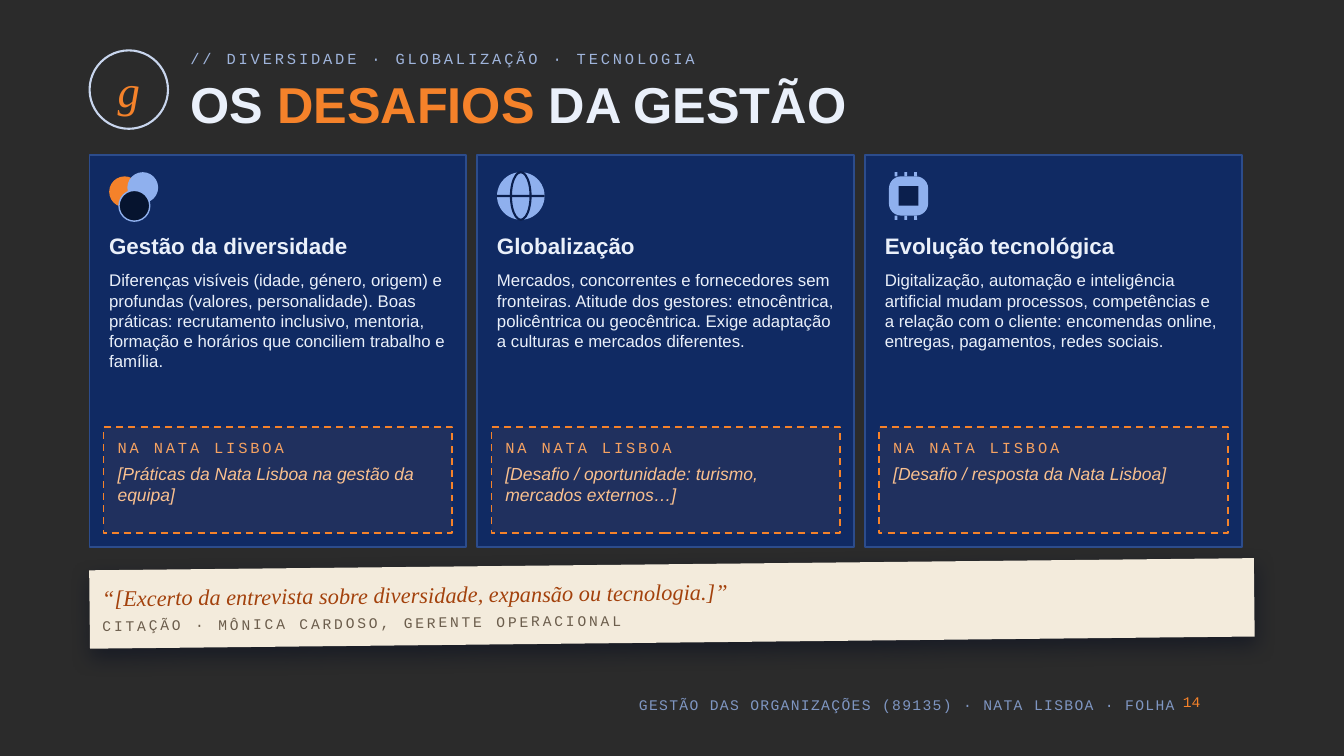
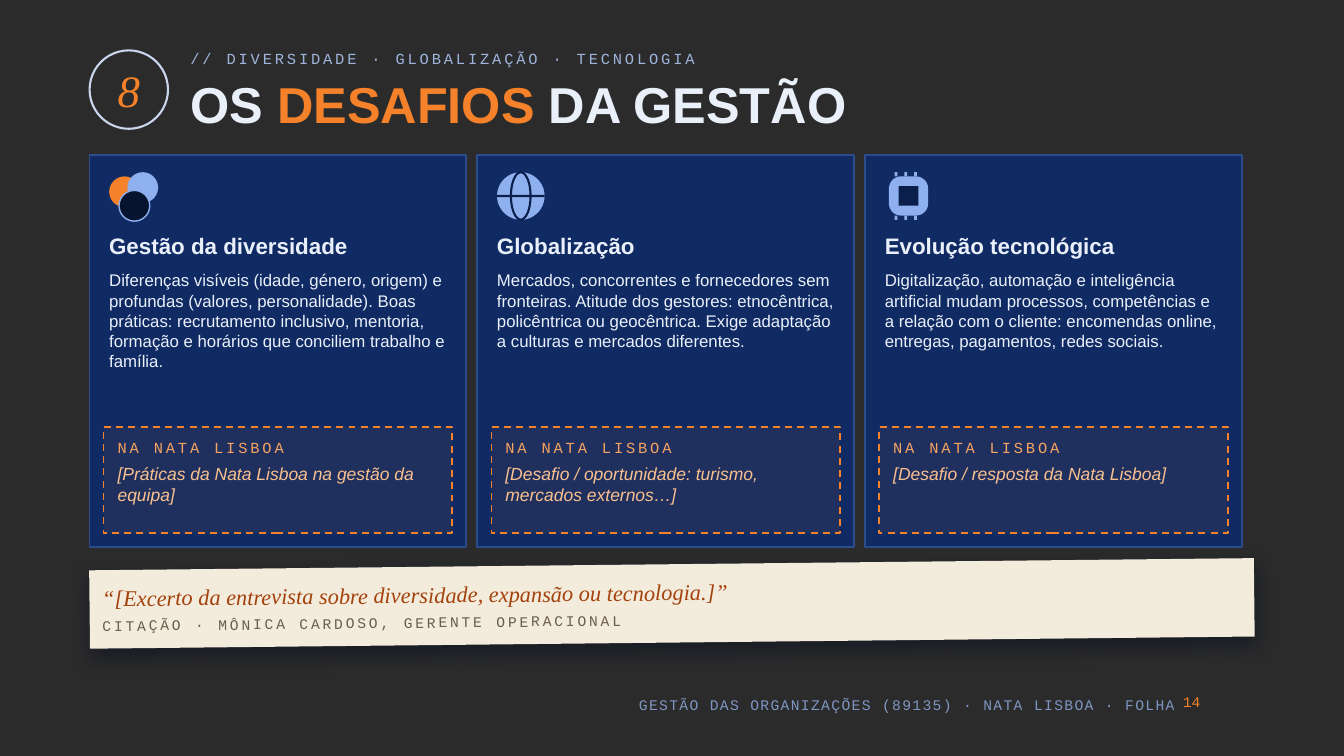
Before and after one commit to kd25gpgdw9-lang/Oceanum, a slide deck: slide 14 of apresentacao-go-89135/Nata_Lisboa_GO_89135.pptx. Drawn at 1344x756 pixels with LibreOffice and Linux fonts; fonts in the diff are those of the drawing; background and template pictures are left out; a plain dark background stands for a picture behind light text. Boxes give left, top, right and bottom in pixels: in the first picture for what was removed or moved away, otherwise in the second. Text is boxed around its words. In the diff, an @@ line names an element or a change of style, - is before the commit and + after.

```diff
--- a/apresentacao-go-89135/Nata_Lisboa_GO_89135.pptx
+++ b/apresentacao-go-89135/Nata_Lisboa_GO_89135.pptx
@@ text at bbox=[118, 77, 140, 108]: text changed @@
-g
+8
```
Also in this commit, not shown: 12 other slides changed, 3 other files.
